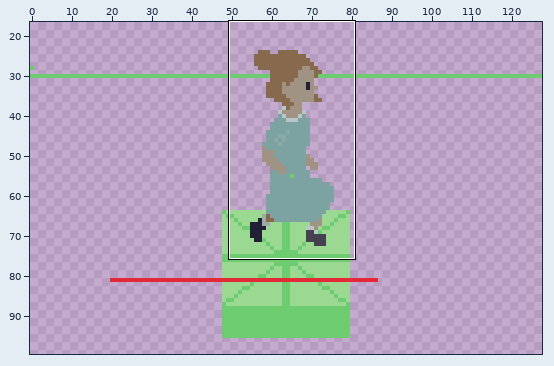
Pixel-art file, stored at Assets/Art/Aseprite/CharacterRun.aseprite. Above, an overview of the earlier version with the close-up marked.
Close-up. The starting point:
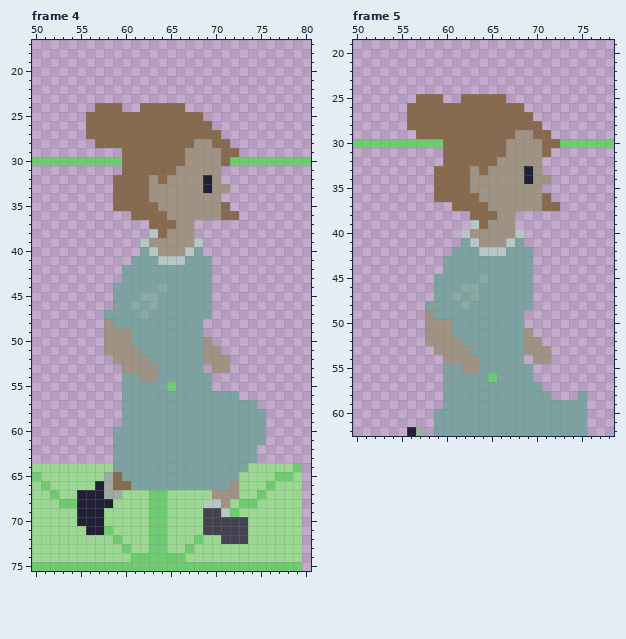
128x128 pixels, 8 frames. Shown: frame 4: x 50..80, y 17..75; frame 5: x 50..78, y 19..62. The wide view leaves out empty margins. The commit also changed other frames or places, which this record leaves out.
After the commit:
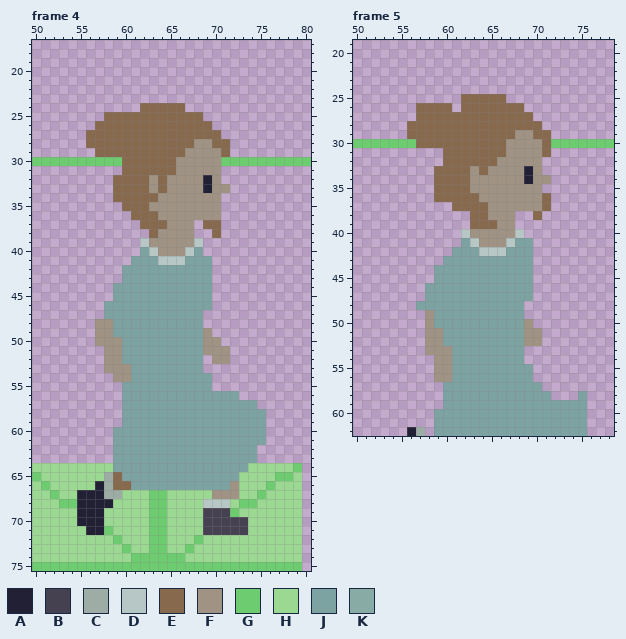
Palette (. is transparent): A #222034  B #454150  C #9dada6  D #b6c7c5  E #87694d  F #a09384  G #6ecc70  H #9bd992  J #7ca2a2  K #89aba6
What changed:
Frame 4, layer "RunRight":
y 24: x 57..59 EEE -> ...
y 25: x 56..57 EE -> ..
y 26: x 56 E -> .
y 28: x 56 . -> E
y 29: x 57..59 ... -> EEE; x 72 E -> .
y 30: x 66 E -> F; x 71 E -> G
y 33: x 64 F -> E
y 34: x 63 F -> E
y 35: x 59 E -> .; x 63 E -> F; x 71 E -> .
y 36: x 64 E -> F; x 71..72 EE -> ..
y 37: x 62 . -> E; x 65 E -> F; x 69..70 .. -> EE
y 38: x 63..64 DE -> EF; x 70 . -> E
y 44: x 64 K -> J
y 45: x 62..63 KK -> JJ
y 46: x 58 . -> J; x 61 K -> J; x 63 K -> J
y 47: x 62 K -> J; x 69 J -> .
y 48: x 57 . -> F
y 49: x 57 . -> F; x 59..60 FF -> JJ; x 69 . -> F
y 50: x 57 . -> F; x 60 F -> J; x 70 . -> F
y 51: x 60..61 FF -> JJ; x 71 . -> F
y 52: x 58 . -> F; x 60..62 FFF -> JJJ; x 69 F -> .
y 53: x 58..59 .. -> FF; x 61..63 FFF -> JJJ; x 70..71 FF -> ..
y 54: x 59..60 .J -> FF; x 62..63 FF -> JJ
y 55: x 65 G -> J
y 68: x 71 F -> D
y 69: x 71 D -> B
y 72: x 71..73 BBB -> HHH
Frame 5, layer "RunRight":
y 25: x 57..59 EEE -> ...
y 26: x 56 E -> .; x 61 E -> .
y 27: x 56 E -> .
y 29: x 56 . -> E
y 30: x 57..59 GGG -> EEE; x 72 E -> G
y 37: x 72 E -> .
y 38: x 65 E -> F; x 70 . -> E
y 39: x 63 D -> E; x 65 F -> E
y 41: x 69 . -> J
y 44: x 59 . -> J
y 45: x 64 K -> J
y 46: x 58 . -> J; x 62..63 KK -> JJ
y 47: x 58 . -> J; x 61 K -> J; x 63 K -> J
y 48: x 57 . -> J; x 62 K -> J; x 69 J -> .
y 50: x 59..60 FF -> JJ; x 69 . -> F
y 51: x 60 F -> J; x 70 . -> F
y 52: x 60..61 FF -> JJ
y 53: x 58 . -> F; x 61..62 FF -> JJ; x 69..71 FFF -> ...
y 54: x 59 . -> F; x 61..63 FFF -> JJJ; x 70..71 FF -> ..
y 55: x 59..60 .J -> FF; x 62..63 FF -> JJ
y 56: x 59..60 .J -> FF; x 65 G -> J
Boxes around the changes in both close-ups, in picture pixels (x1, y1, x2, y2):
changed: (86, 103, 239, 238)
changed: (95, 283, 230, 391)
changed: (221, 499, 248, 544)
changed: (407, 94, 461, 148)
changed: (551, 139, 560, 148)
changed: (470, 202, 560, 247)
changed: (416, 265, 551, 382)
